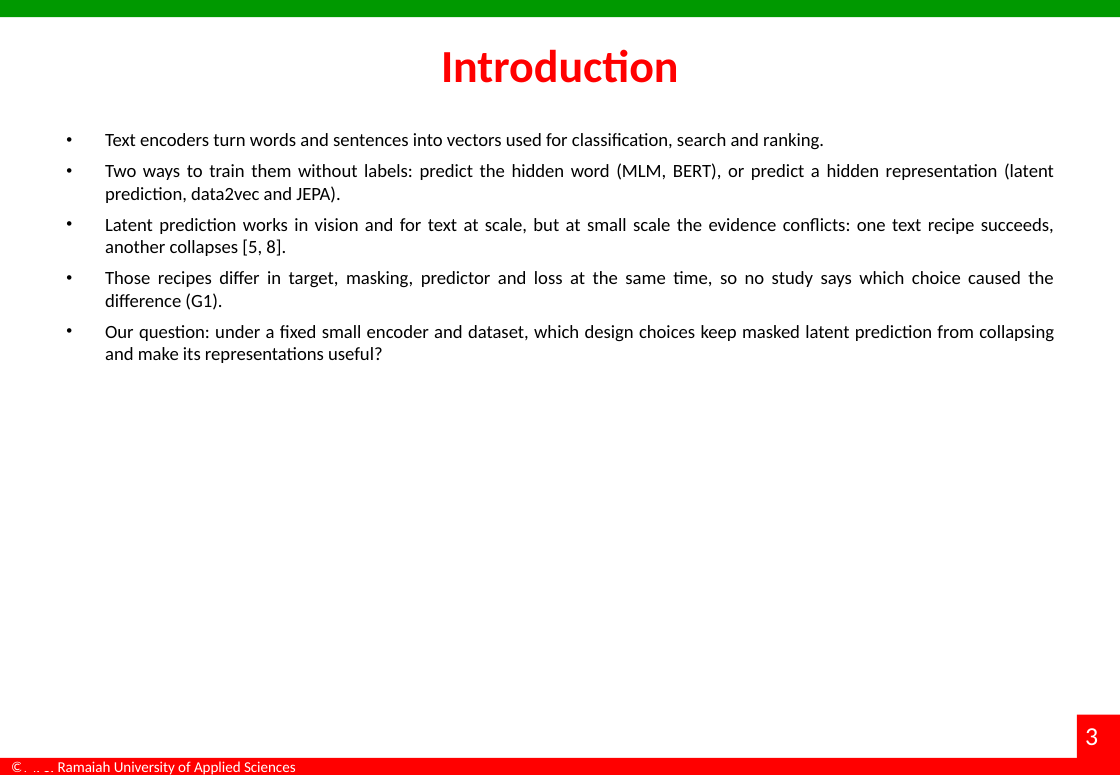
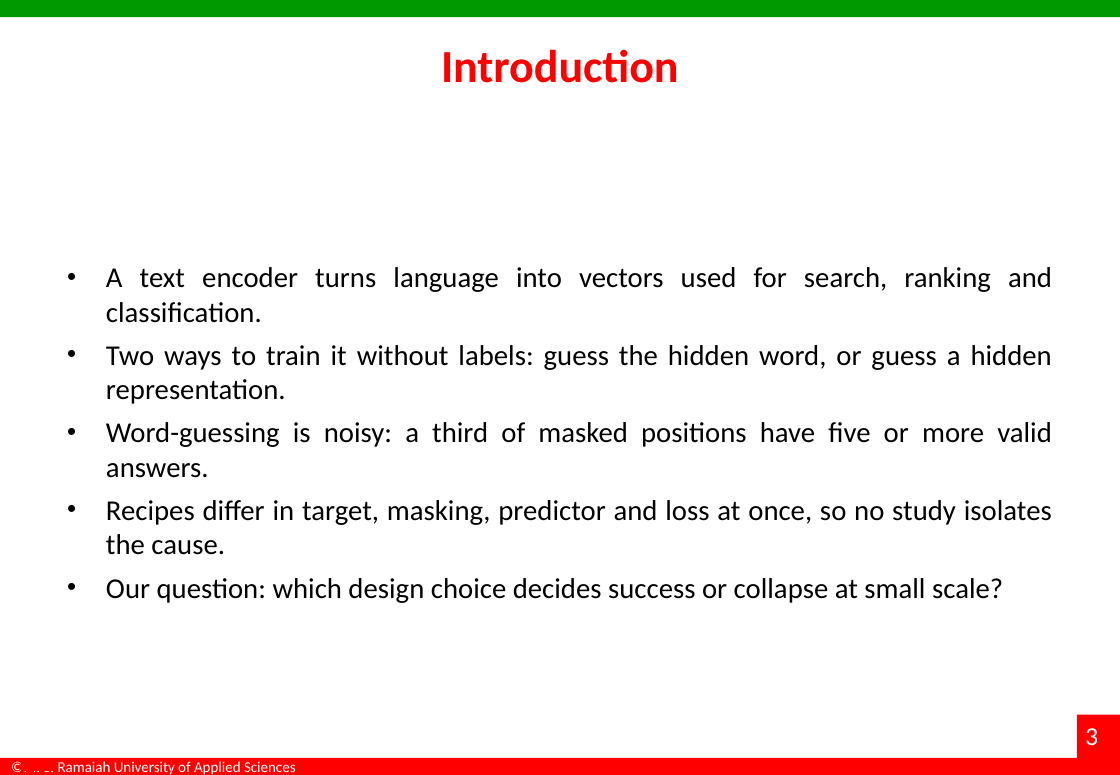
Before and after one commit to dakshadev/7th-sem, a slide deck: slide 3 of docs/Interim_Project_Presentation_7th-sem.pptx. Drawn at 1120x775 pixels with LibreOffice and Linux fonts; fonts in the diff are those of the drawing; background and template pictures are left out. Boxes give left, top, right and bottom in pixels: in the first picture for what was removed or moved away, otherwise in the second. Text is boxed around its words. In the diff, an @@ line names an element or a change of style, - is before the commit and + after.

Commit message:
docs(deck): type and alignment pass to presentation standard
Read as a viewer, not a thumbnail: six-column literature tables sat at 7.6pt, captions at 10pt, body
copy at 13pt, and every element type had its own left edge (tables 30pt, text 39pt, images 30-68pt).

- one left margin (0.55in) and one content width (700.8pt, i.e. the full area between margins)
- type floor raised: 20pt on the sparse slides, 17-18pt elsewhere, 15.5pt where the contents are
  dense, 10.5-11pt in tables, 11pt captions, 8.5pt references
- the longest paragraphs were rewritten in presentation register, since full sentences were the
  reason the type had to be small; the paper keeps the long form
- text blocks vertically balanced using PowerPoint's measured bound height instead of a guess
- column widths redistributed so Evidence has room and 'Completed' fits on one line
- orphan words removed from the conclusion bullets

Two regressions the render caught and this fixes: the references slide's two columns were being
stacked on one margin, and the repository link was being re-centred into the middle of the list.

scripts/polish_typography.ps1, scripts/rewrite_slide_copy.ps1, scripts/balance_text.ps1.

```diff
--- a/docs/Interim_Project_Presentation_7th-sem.pptx
+++ b/docs/Interim_Project_Presentation_7th-sem.pptx
@@ text at box(106, 267, 1052, 603): text changed; size 13 to 20 pt @@
-• Text encoders turn words and sentences into vectors used for classification, search and ranking.
-• Two ways to train them without labels: predict the hidden word (MLM, BERT), or predict a hidden representation (latent prediction, data2vec and JEPA).
-• Latent prediction works in vision and for text at scale, but at small scale the evidence conflicts: one text recipe succeeds, another collapses [5, 8].
-• Those recipes differ in target, masking, predictor and loss at the same time, so no study says which choice caused the difference (G1).
-• Our question: under a fixed small encoder and dataset, which design choices keep masked latent prediction from collapsing and make its representations useful?
+• A text encoder turns language into vectors used for search, ranking and classification.
+• Two ways to train it without labels: guess the hidden word, or guess a hidden representation.
+• Word-guessing is noisy: a third of masked positions have five or more valid answers.
+• Recipes differ in target, masking, predictor and loss at once, so no study isolates the cause.
+• Our question: which design choice decides success or collapse at small scale?
```
Also in this commit, not shown: 19 other slides changed, 6 other files.
